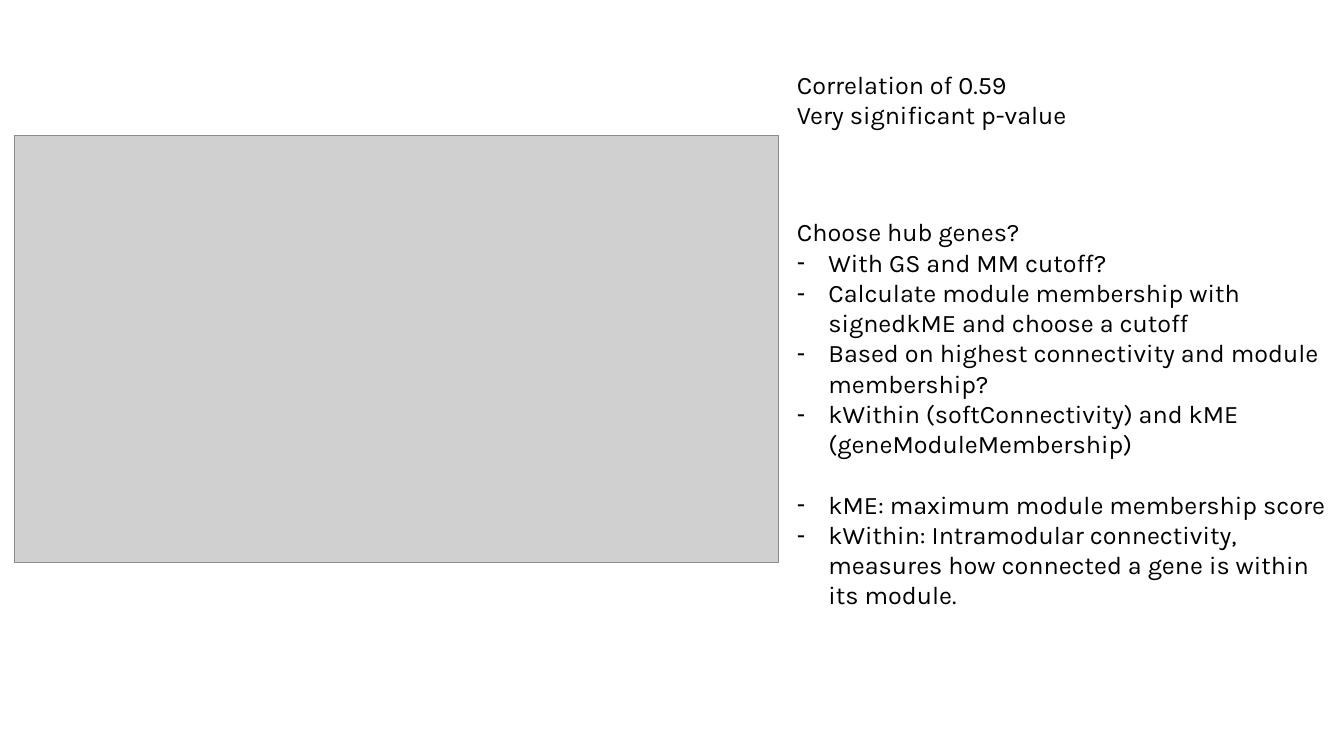
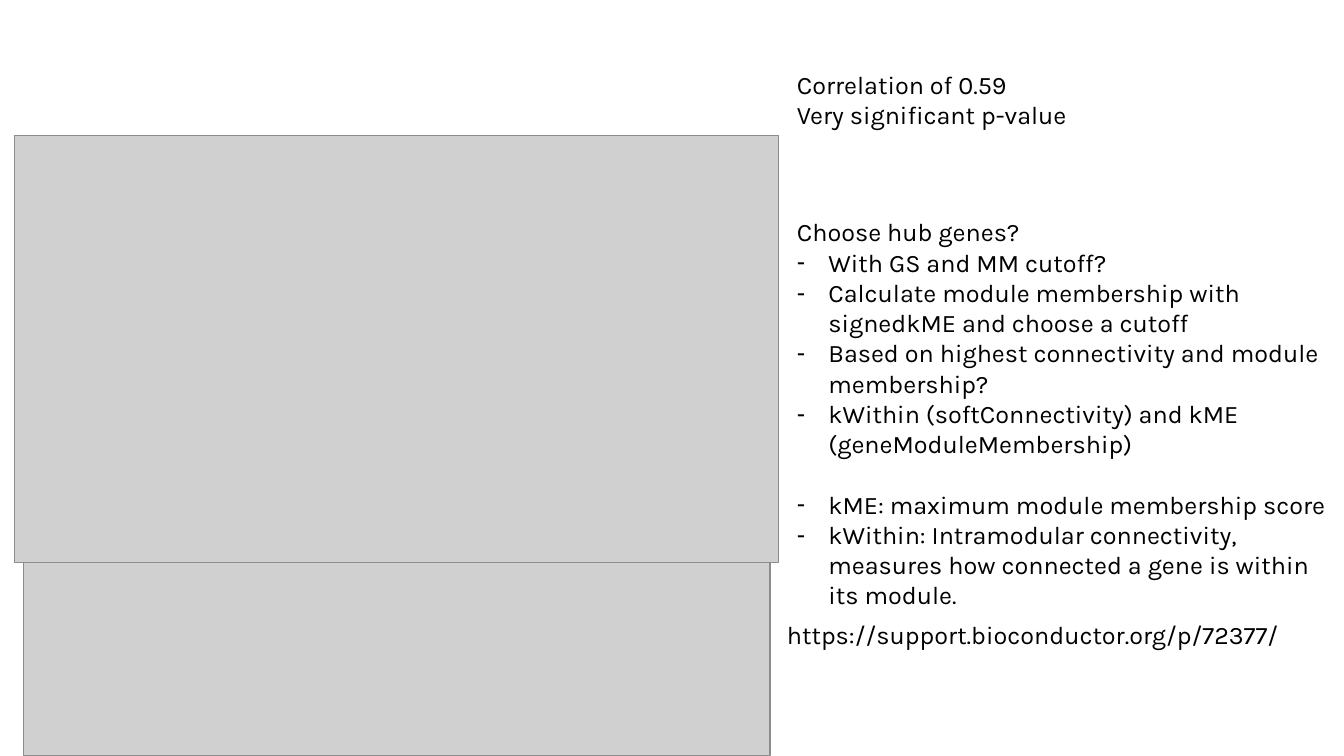
Before and after one commit to luisabender/bioinformatics-bachelor-s-thesis, a slide deck: slide 37 of progress.pptx (slide 41 before the commit). Drawn at 1344x756 pixels with LibreOffice and Linux fonts; fonts in the diff are those of the drawing; grey boxes stand for pictures. Boxes give left, top, right and bottom in pixels: in the first picture for what was removed or moved away, otherwise in the second. Text is boxed around its words. In the diff, an @@ line names an element or a change of style, - is before the commit and + after.

```diff
--- a/progress.pptx
+++ b/progress.pptx
@@ picture added at <box>23,563,770,756</box> @@
@@ text added at <box>787,625,1278,650</box>, 18 pt, text #000000 @@
+https://support.bioconductor.org/p/72377/
```
Also in this commit, not shown: 6 other slides changed, 22 slides added, 34 slides removed, 21 other files.
